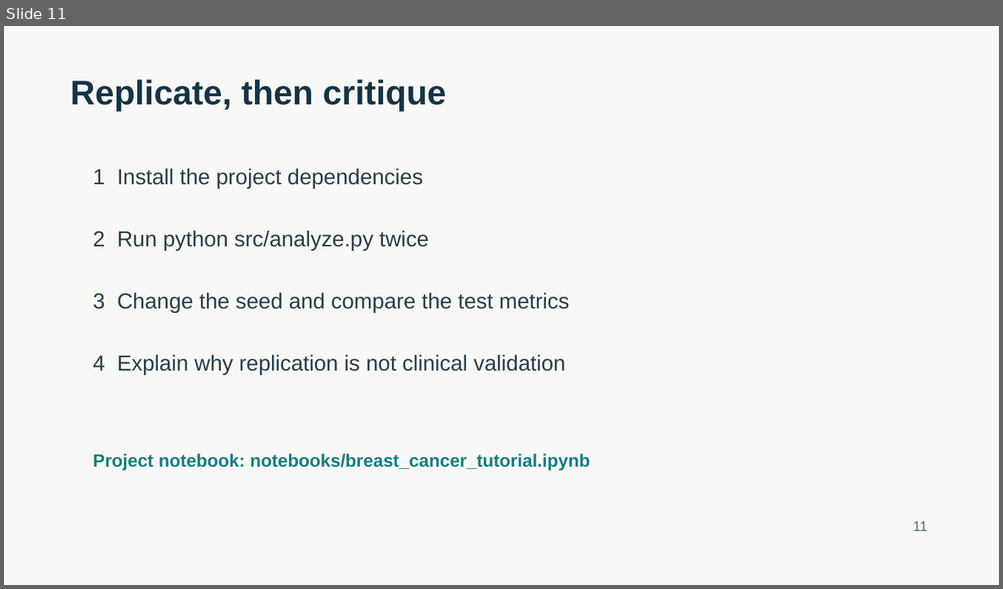
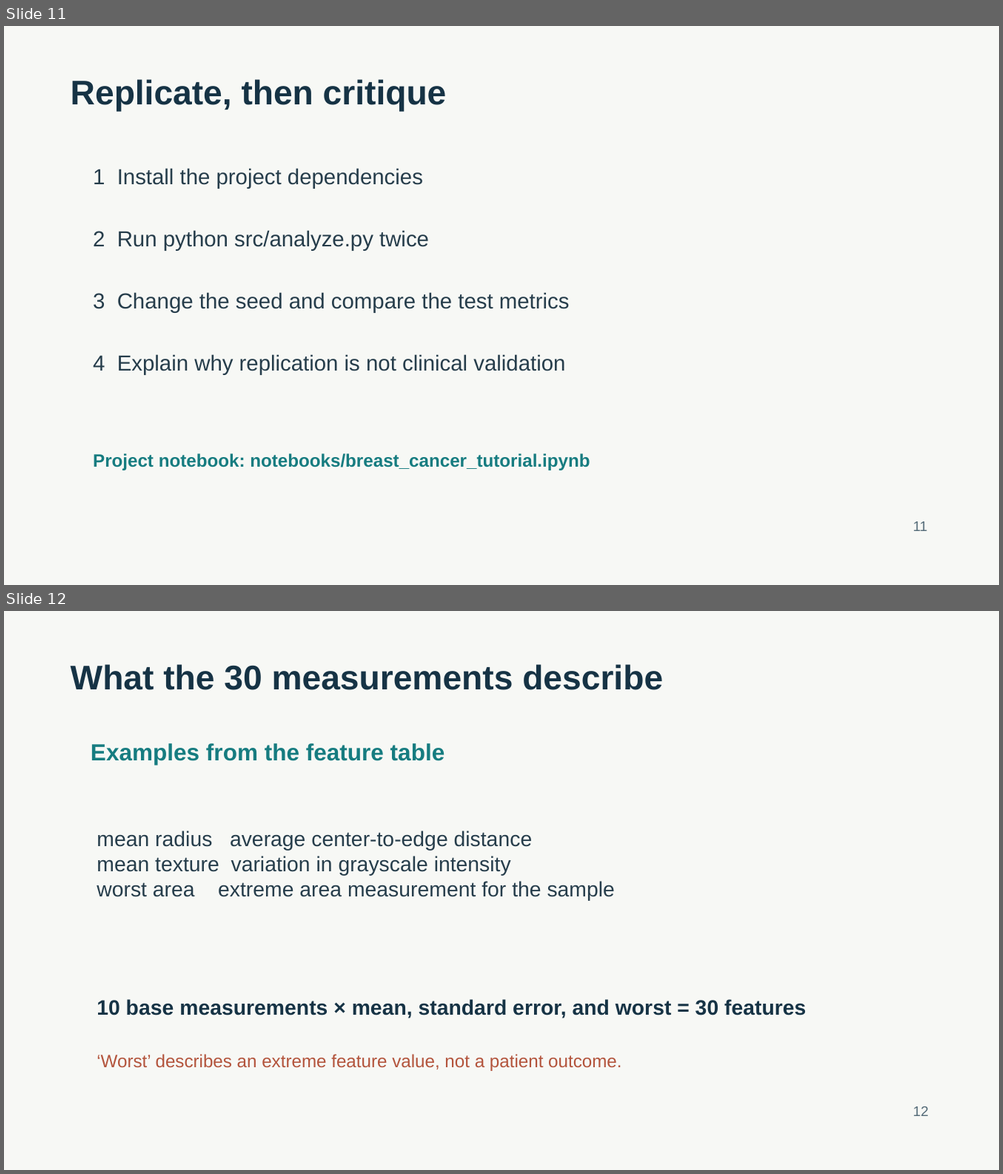
Before and after one commit to vivek0586/AI_In_Healthcare_Project, a slide deck: presentation/breast_cancer_ml_tutorial.pptx. Shown one above the other, each under a label of ours: slide 11 before the commit, slides 11 and 12 after it. The pictures are 1003x589 and 1003x1174 pixels, drawn with LibreOffice and Linux fonts; fonts in the diff are those of the drawing. Boxes give left, top, right and bottom in pixels: in the first picture for what was removed or moved away, otherwise in the second. Text is boxed around its words. In the diff, an @@ line names an element or a change of style, - is before the commit and + after.

```diff
--- a/presentation/breast_cancer_ml_tutorial.pptx
+++ b/presentation/breast_cancer_ml_tutorial.pptx
@@ slide 12 added at box(4, 611, 999, 1170), background #F7F8F5 @@
@@ text added at box(71, 664, 663, 690), 33 pt, text #163345, bold @@
+What the 30 measurements describe
@@ text added at box(91, 743, 445, 765), 22.5 pt, text #167C80, bold @@
+Examples from the feature table
@@ text added at box(96, 831, 614, 901), 20.2 pt, text #263D4B @@
+mean radius average center-to-edge distance
+mean texture variation in grayscale intensity
+worst area extreme area measurement for the sample
@@ text added at box(96, 999, 805, 1019), 20.2 pt, text #163345, bold @@
+10 base measurements × mean, standard error, and worst = 30 features
@@ text added at box(96, 1054, 621, 1071), 17.2 pt, text #B3543C @@
+‘Worst’ describes an extreme feature value, not a patient outcome.
@@ text added at box(913, 1107, 928, 1116), 13.5 pt, text #536A77 @@
+12
```
Also in this commit, not shown: 6 other slides added, 1 other file.
